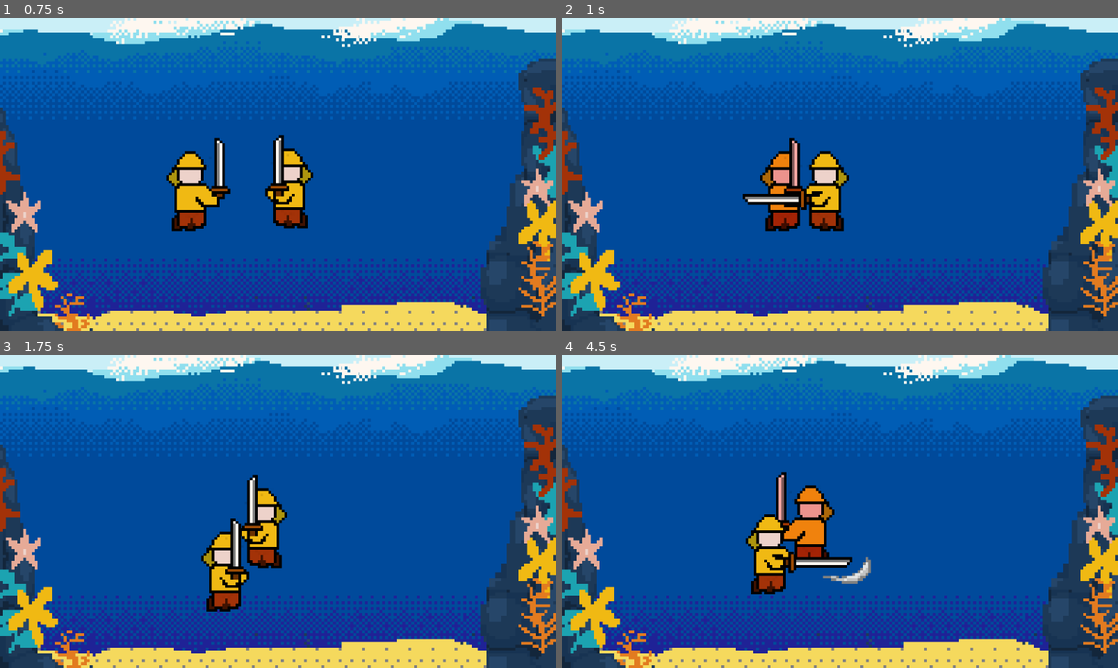
Above: before the commit, frames 1-4 (two rows, left to right).
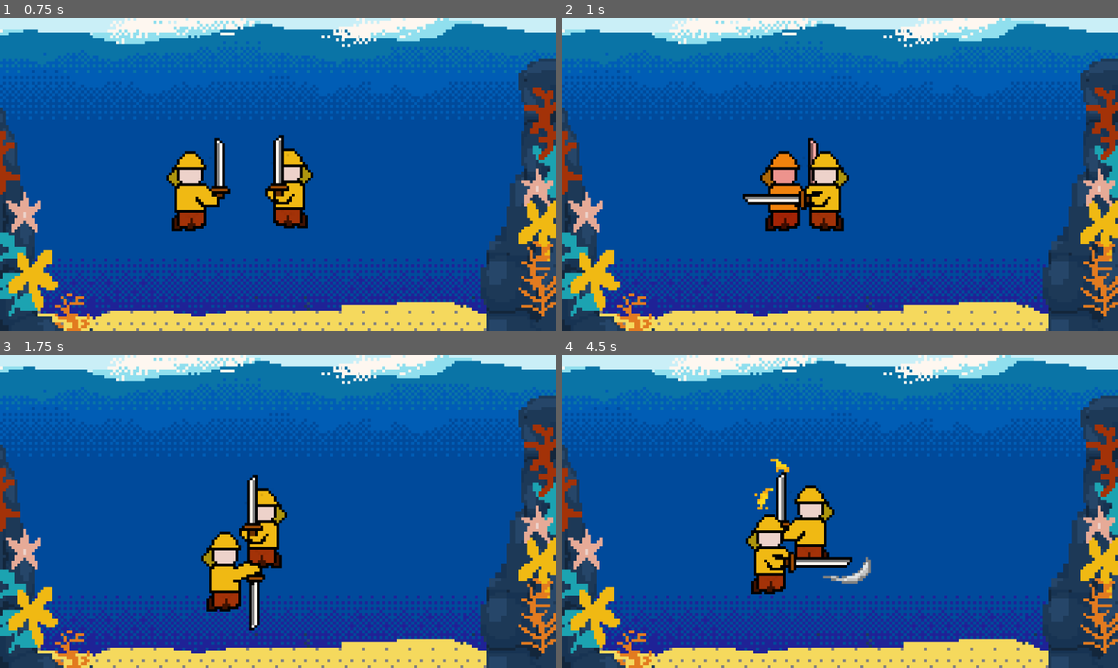
Above: after the commit, the same moments.

Repository: qvorr/fih
Game: Godot game, scene res://FightModeScene.tscn
The game is run twice, just before and just after one commit, with the same random seed, the same clock (stepped at 60 frames per second) and the same inputs.
Inputs:
- Up to frame 1 (0.75 s): hold D (move_right) from 0.53 s (still down); tap Space (block_high) at 0.6 s
- Up to frame 2 (1 s): keep holding D (move_right); tap Shift (block_low) at 0.8 s
- Up to frame 3 (1.75 s): release D (move_right) at 1.28 s; hold S (move_down) from 1.28 s (still down); tap Shift (block_low) at 1.35 s; tap Space (block_high) at 1.55 s
- Up to frame 4 (4.5 s): release S (move_down) at 2.03 s; hold D (move_right) 2.03-2.78 s; tap Up (attack_high) at 2.1 s; tap Shift (block_low) at 2.3, 3.8 s; hold W (move_up) 2.78-3.53 s; tap Down (attack_low) at 2.85 s; tap Space (block_high) at 3.05, 4.35 s; hold A (move_left) from 3.53 s (still down); tap Left (attack_mid) at 3.6 s

Frame 1 is identical in both runs. In frame 2, 0.5% of the frame differs, in the area x 39-47%, y 38-61%; in frame 3, 0.9%; in frame 4, 1.1%, in the area x 34-49%, y 33-61%.

Commit message:
slider fully operational, transition to combat mode, fixed blocking

Diff:
--- a/FightModeScene.tscn
+++ b/FightModeScene.tscn
@@ -14,6 +14,8 @@
 [ext_resource type="Texture2D" uid="uid://dn4ch7ssfl4a" path="res://assets/scene 2/9-rockL.png" id="12_louek"]
 [ext_resource type="Texture2D" uid="uid://dffcbn7n876d2" path="res://assets/scene 2/10-coralL.png" id="13_dd2gj"]
 [ext_resource type="Script" uid="uid://beuabb78208xl" path="res://scripts/PlayerController.gd" id="14_c3ulk"]
+[ext_resource type="Texture2D" uid="uid://ci747wf3mtusg" path="res://assets/scene 2/bloc-up-spark.png" id="14_wusjp"]
+[ext_resource type="Texture2D" uid="uid://7u1ecva644er" path="res://assets/scene 2/block-down-spark.png" id="15_sie7l"]
 [ext_resource type="Script" uid="uid://c6extovu2br4n" path="res://scripts/BoAtI.gd" id="17_wusjp"]
 
 [node name="FightModeScene" type="Node2D" unique_id=1821662636]
@@ -76,8 +78,15 @@
 position = Vector2(59.000004, 58)
 metadata/_edit_group_ = true
 
+[node name="Katana" parent="Player" index="2" unique_id=192307028]
+spark_high_tex = ExtResource("14_wusjp")
+spark_low_tex = ExtResource("15_sie7l")
+
 [node name="Movement" parent="Player" index="3" unique_id=605833367 node_paths=PackedStringArray("target")]
 target = NodePath("../../Enemy")
+
+[node name="HealthAndDmgTk" parent="Player" index="4" unique_id=823205053]
+isPlayer = true
 
 [node name="PlayerController" type="Node2D" parent="Player" unique_id=796216977]
 script = ExtResource("14_c3ulk")
@@ -93,6 +102,9 @@
 script = ExtResource("17_wusjp")
 target = NodePath("../../Player")
 
+[connection signal="body_entered" from="Player/Katana/BlockHigh" to="Player/HealthAndDmgTk" method="_on_block_entered"]
+[connection signal="body_entered" from="Player/Katana/BlockLow" to="Player/HealthAndDmgTk" method="_on_block_entered"]
+
 [editable path="water"]
 [editable path="Player"]
 [editable path="Enemy"]
--- /dev/null
+++ b/catchbar.gd
@@ -0,0 +1,84 @@
+extends ColorRect
+
+@export var gravity: float = 450.0
+@export var lift: float = 600.0
+
+@onready var full_bar: Control = get_parent()
+var bar_vel: float = 0.0
+var move_timer: float = 0.4
+var target_y: float;
+@onready var FihMarker: ColorRect = get_parent().get_node("FihMarker")
+var fish_speed: float = 50.0
+
+var fill_speed: float = 20.0
+var drain_speed: float = 30.0
+var progress: float = 50.0;
+
+# Called when the node enters the scene tree for the first time.
+func _ready() -> void:
+	pass # Replace with function body.
+
+
+# Called every frame. 'delta' is the elapsed time since the previous frame.
+func _process(delta: float) -> void:
+	if Input.is_action_pressed("move_catchbar"): # Space / Enter
+		bar_vel -= lift * delta
+	else:
+		bar_vel += gravity * delta
+
+	position.y += bar_vel * delta
+
+	var max_y = full_bar.size.y - size.y
+	if position.y <= 0:
+		position.y = 0
+		bar_vel = 0
+	elif position.y >= max_y:
+		position.y = max_y
+		bar_vel = 0
+
+
+	move_timer -= delta
+	FihMarker.position.y = move_toward(FihMarker.position.y, target_y, fish_speed * delta)
+	if move_timer <= 0:
+		target_y = randf_range(0, full_bar.size.y - FihMarker.size.y)
+		move_timer = randf_range(0.5, 1.5)
+
+
+	var catching = get_rect().intersects(FihMarker.get_rect())
+
+	if catching:
+		progress += fill_speed * delta
+	else:
+		progress -= drain_speed * delta
+
+	if progress >= 100.0:
+		set_process(false)
+	elif progress <= 0.0:
+		set_process(false)
+		#fight_fish()
+		transition_to("res://FightModeScene.tscn")
+
+
+	print(progress)
+
+
+
+func fight_fish():
+	get_tree().change_scene_to_file("res://FightModeScene.tscn")
+
+func transition_to(scene_path: String) -> void:
+	set_process(false) # stops the minigame
+	var current_scene = get_tree().current_scene
+	var next_scene = load(scene_path).instantiate()
+	var height = get_viewport_rect().size.y
+
+	next_scene.position.y = height
+	get_tree().root.add_child(next_scene)
+
+	var tween = create_tween().set_parallel(true).set_trans(Tween.TRANS_CUBIC).set_ease(Tween.EASE_IN_OUT)
+	tween.tween_property(current_scene, "position:y", -height, 0.6)
+	tween.tween_property(next_scene, "position:y", 0.0, 0.6)
+
+	await tween.finished
+	get_tree().current_scene = next_scene
+	current_scene.queue_free()
--- /dev/null
+++ b/luring.tscn
@@ -0,0 +1,94 @@
+[gd_scene format=3 uid="uid://2ja345c2fgju"]
+
+[ext_resource type="Texture2D" uid="uid://c163sxgrjvm2w" path="res://assets/scene 3/scene-3-frame--0.png" id="1_frr4j"]
+[ext_resource type="Texture2D" uid="uid://dyqjafq0dkvbp" path="res://assets/scene 3/scene-3-frame--1.png" id="2_83b05"]
+[ext_resource type="Texture2D" uid="uid://kx0mijisuwkg" path="res://assets/scene 3/scene-3-frame--2.png" id="3_4k08g"]
+[ext_resource type="Texture2D" uid="uid://b2ogwe8giddtr" path="res://assets/scene 3/scene-3-frame--3.png" id="4_kfqx5"]
+[ext_resource type="Texture2D" uid="uid://cqsbv1d853hf3" path="res://assets/scene 3/scene-3-frame--4.png" id="5_qx40c"]
+[ext_resource type="Texture2D" uid="uid://cwv2kkpeb0ep0" path="res://assets/scene 3/scene-3-frame--5.png" id="6_tsjio"]
+[ext_resource type="Texture2D" uid="uid://cevsdc053wqmu" path="res://assets/scene 3/scene-3-frame--6.png" id="7_rh52s"]
+[ext_resource type="Texture2D" uid="uid://dq1rykwunx2bc" path="res://assets/scene 3/scene-3-frame--7.png" id="8_i5l06"]
+[ext_resource type="Texture2D" uid="uid://dvypty0c76ivd" path="res://assets/scene 3/scene-3-frame--8.png" id="9_stmph"]
+[ext_resource type="Texture2D" uid="uid://ewrot3fatvv6" path="res://assets/scene 3/scene-3-frame--9.png" id="10_bym44"]
+[ext_resource type="Texture2D" uid="uid://c43ip61o4u8vj" path="res://assets/scene 3/scene-3-frame--10.png" id="11_t22i5"]
+[ext_resource type="Texture2D" uid="uid://dhssx0en5h02i" path="res://assets/scene 3/scene-3-frame--11.png" id="12_hv5vx"]
+[ext_resource type="Script" uid="uid://b06rr3h14gbg7" path="res://catchbar.gd" id="13_83b05"]
+
+[sub_resource type="SpriteFrames" id="SpriteFrames_w2kh6"]
+animations = [{
+"frames": [],
+"loop": 1,
+"name": &"default",
+"speed": 5.0
+}, {
+"frames": [{
+"duration": 1.0,
+"texture": ExtResource("1_frr4j")
+}, {
+"duration": 1.0,
+"texture": ExtResource("2_83b05")
+}, {
+"duration": 1.0,
+"texture": ExtResource("3_4k08g")
+}, {
+"duration": 1.0,
+"texture": ExtResource("4_kfqx5")
+}, {
+"duration": 1.0,
+"texture": ExtResource("5_qx40c")
+}, {
+"duration": 1.0,
+"texture": ExtResource("6_tsjio")
+}, {
+"duration": 1.0,
+"texture": ExtResource("7_rh52s")
+}, {
+"duration": 1.0,
+"texture": ExtResource("8_i5l06")
+}, {
+"duration": 1.0,
+"texture": ExtResource("9_stmph")
+}, {
+"duration": 1.0,
+"texture": ExtResource("10_bym44")
+}, {
+"duration": 1.0,
+"texture": ExtResource("11_t22i5")
+}, {
+"duration": 1.0,
+"texture": ExtResource("12_hv5vx")
+}],
+"loop": 1,
+"name": &"fischer",
+"speed": 5.0
+}]
+
+[node name="Node2D" type="Node2D" unique_id=589251405]
+
+[node name="AnimatedSprite2D" type="AnimatedSprite2D" parent="." unique_id=905209152]
+sprite_frames = SubResource("SpriteFrames_w2kh6")
+animation = &"fischer"
+autoplay = "fischer"
+offset = Vector2(96.595, 53.96)
+
+[node name="FishingBar" type="Control" parent="." unique_id=2033708242]
+layout_mode = 3
+anchors_preset = 0
+offset_left = 165.0
+offset_top = 9.0
+offset_right = 187.0
+offset_bottom = 102.0
+
+[node name="Catchbar" type="ColorRect" parent="FishingBar" unique_id=839611395]
+layout_mode = 0
+offset_top = 66.0
+offset_right = 22.0
+offset_bottom = 93.0
+color = Color(0, 0.84705883, 0, 1)
+script = ExtResource("13_83b05")
+
+[node name="FihMarker" type="ColorRect" parent="FishingBar" unique_id=2144376238]
+layout_mode = 0
+offset_top = 8.0
+offset_right = 22.0
+offset_bottom = 10.0
--- a/player.tscn
+++ b/player.tscn
@@ -34,10 +34,10 @@
 size = Vector2(44.897957, 42.066322)
 
 [sub_resource type="RectangleShape2D" id="RectangleShape2D_58877"]
-size = Vector2(19.658182, 102.04083)
+size = Vector2(19.658182, 130.61227)
 
 [sub_resource type="RectangleShape2D" id="RectangleShape2D_fdlqx"]
-size = Vector2(19.459194, 86.77551)
+size = Vector2(19.459194, 135.75513)
 
 [node name="Player" type="CharacterBody2D" unique_id=1404003345]
 position = Vector2(32.915, 35.93)
@@ -102,14 +102,14 @@
 [node name="BlockHigh" type="Area2D" parent="Katana" unique_id=1263869760]
 
 [node name="CollisionShape2D" type="CollisionShape2D" parent="Katana/BlockHigh" unique_id=1231492728]
-position = Vector2(55.823975, -34.408173)
+position = Vector2(55.823975, -20.12246)
 shape = SubResource("RectangleShape2D_58877")
 disabled = true
 
 [node name="BlockLow" type="Area2D" parent="Katana" unique_id=526053167]
 
 [node name="CollisionShape2D" type="CollisionShape2D" parent="Katana/BlockLow" unique_id=495452172]
-position = Vector2(55.923462, 60)
+position = Vector2(55.923462, 35.51021)
 shape = SubResource("RectangleShape2D_fdlqx")
 disabled = true
 
--- a/project.godot
+++ b/project.godot
@@ -76,6 +76,11 @@
 "events": [Object(InputEventKey,"resource_local_to_scene":false,"resource_name":"","device":-1,"window_id":0,"alt_press …(195 unchanged characters)…
 ]
 }
+move_catchbar={
+"deadzone": 0.2,
+"events": [Object(InputEventKey,"resource_local_to_scene":false,"resource_name":"","device":-1,"window_id":0,"alt_pressed":false,"shift_pressed":false,"ctrl_pressed":false,"meta_pressed":false,"pressed":false,"keycode":0,"physical_keycode":32,"key_label":0,"unicode":32,"location":0,"echo":false,"script":null)
+]
+}
 
 [physics]
 
--- a/scripts/HealthAndTakeDamage.gd
+++ b/scripts/HealthAndTakeDamage.gd
@@ -4,16 +4,27 @@
 const DEFAULT_HEALTH_VALUE = 50
 const DAMAGE_ON_HIT = 5
 const DAMAGE_TINT_WINDOW = 0.5
+const SHOW_SPARKS_WINDOW = 0.2
 var health = DEFAULT_HEALTH_VALUE
 @onready var player: CharacterBody2D = get_parent()
-@onready var isOpponentBlocking: Node2D = get_parent().get_node("Katana")
+@onready var meAttack: Node2D = get_parent().get_node("Katana")
 @onready var sprite: Sprite2D = get_parent().get_node("Sprite2D")
+@export var isPlayer: bool;
+
+var isBlocking: bool;
+
 
 
 func take_damage(damageOnHit):
+	if isPlayer && isBlocking:
+		if meAttack.isHighBlocking:  sprite.texture = meAttack.spark_high_tex
+		elif meAttack.isLowBlocking:
+			sprite.texture = meAttack.spark_low_tex
+		await get_tree().create_timer(SHOW_SPARKS_WINDOW).timeout
+		sprite.texture = meAttack.idle_tex
+		return
 	health -= damageOnHit
 	sprite.modulate = Color.WHITE.lerp(Color.RED, 0.3)
-
 	await get_tree().create_timer(DAMAGE_TINT_WINDOW).timeout
 
 	sprite.modulate = Color.WHITE
@@ -34,3 +45,9 @@
 	var enemy = body.get_node_or_null("HealthAndDmgTk")
 	enemy.take_damage(DAMAGE_ON_HIT)
 	print(player.name + " health's is " + str(health))
+
+
+func _on_block_entered(body: Node2D) -> void:
+	isBlocking = true;
+	await get_tree().create_timer(meAttack.BLOCK_WINDOW).timeout
+	isBlocking = false;
--- a/scripts/KatanaHit.gd
+++ b/scripts/KatanaHit.gd
@@ -1,6 +1,6 @@
 extends Node2D
 @export var ATTACK_WINDOW = 0.3
-@export var BLOCK_WINDOW = 0.2
+@export var BLOCK_WINDOW = 0.6
 var SWOOSH_WINDOW = 0.1
 @export var COOLDOWN_WINDOW = 0.2
 @export var idle_tex: Texture2D
@@ -14,11 +14,15 @@
 @export var high_block_spark: Texture2D
 @export var low_block: Texture2D
 @export var low_block_spark: Texture2D
+@export var spark_high_tex: Texture2D;
+@export var spark_low_tex: Texture2D;
 
 @onready var sprite: Sprite2D = get_parent().get_node("Sprite2D")
 
 var isAttacking = false
 var isBlocking = false
+var isHighBlocking = false
+var isLowBlocking = false
 
 # Called when the node enters the scene tree for the first time.
 func _ready() -> void:
@@ -105,8 +109,10 @@
 	$BlockHigh/CollisionShape2D.disabled = false
 	sprite.texture = high_block
 	isBlocking = true
+	isHighBlocking = true
 	await get_tree().create_timer(BLOCK_WINDOW).timeout
 	isBlocking = false
+	isHighBlocking = false
 	sprite.texture = idle_tex
 	$BlockHigh/CollisionShape2D.disabled = true
 	print("block-high")
@@ -118,8 +124,10 @@
 	$BlockLow/CollisionShape2D.disabled = false
 	sprite.texture = low_block
 	isBlocking = true
+	isLowBlocking = true
 	await get_tree().create_timer(BLOCK_WINDOW).timeout
 	isBlocking = false
+	isLowBlocking = false
 	sprite.texture = idle_tex
 	$BlockLow/CollisionShape2D.disabled = true
 	print("block-low")
Not shown, added: assets/scene 2/fih2/fih2-down-sw.png.import
Not shown, added: assets/scene 2/fih2/fih2-down.png.import
Not shown, added: assets/scene 2/fih2/fih2-idle.png.import
Not shown, added: assets/scene 2/fih2/fih2-mid-sw.png.import
Not shown, added: assets/scene 2/fih2/fih2-mid.png.import
Not shown, added: assets/scene 2/fih2/fih2-up-sw.png.import
Not shown, added: assets/scene 2/fih2/fih2-up.png.import
Not shown, added: assets/scene 3/scene-3-frame--0.png.import
Not shown, added: assets/scene 3/scene-3-frame--1.png.import
Not shown, added: assets/scene 3/scene-3-frame--10.png.import
Not shown, added: assets/scene 3/scene-3-frame--11.png.import
Not shown, added: assets/scene 3/scene-3-frame--2.png.import
(and 8 more such lines)
